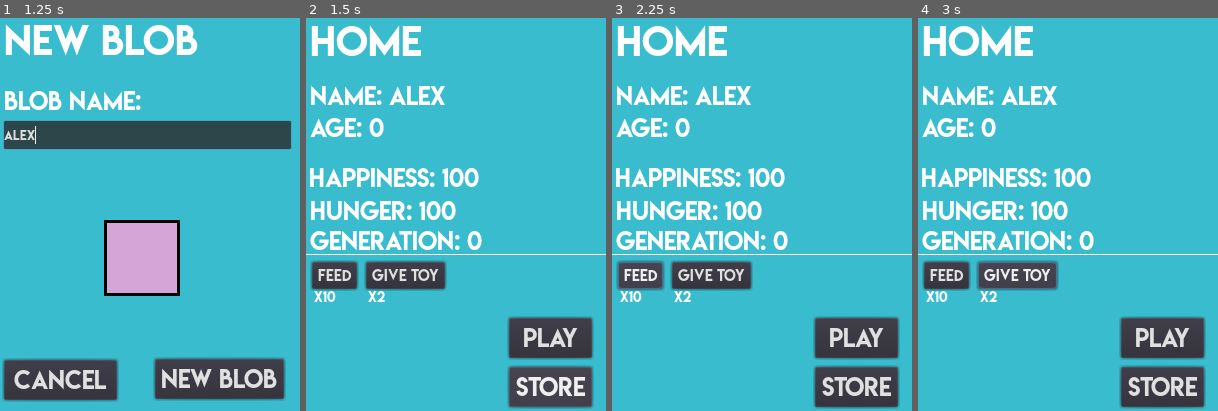
Above: before the commit, frames 1-4 (left to right).
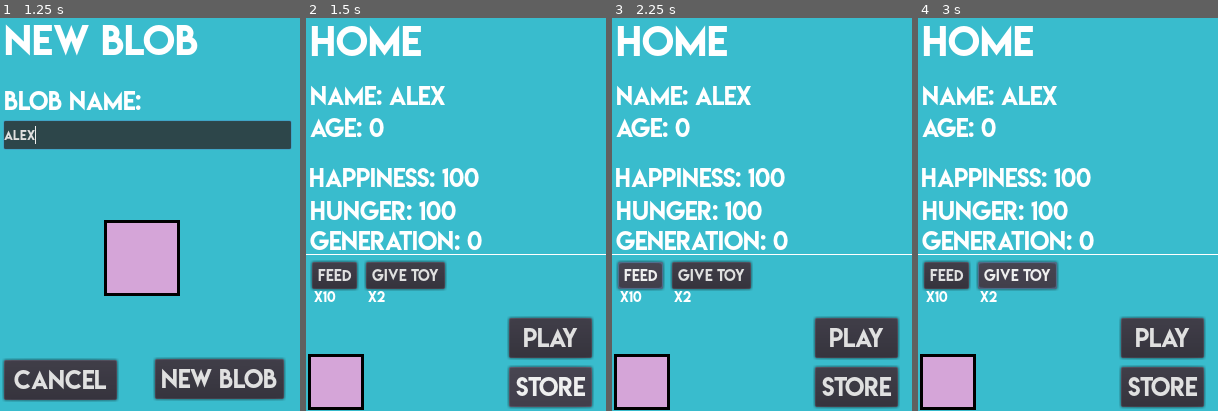
Above: after the commit, the same moments.

Repository: Elephant34/BlobSim
Game: Godot game, scene res://mainGameScene.tscn
Same seed, same stepped clock (60 frames per second), same inputs: the game is played once before the commit and once after it.
Inputs (mouse positions are in pixels of both pictures, inside the frame that each line leads up to):
- Up to frame 1 (1.25 s): click (147, 135) at 0.52 s; type "Alex" at 0.6 s
- Up to frame 2 (1.5 s): click "New Blob" at 1.25 s
- Up to frame 3 (2.25 s): click "Feed" at 2 s
- Up to frame 4 (3 s): click "Give Toy" at 2.75 s

Frame 1 is identical in both runs. In frame 2, 2.7% of the frame differs, in the area x 0-20%, y 85-100%; in frame 3, 2.7%; in frame 4, 2.7%.

Commit message:
Added feed and toy buttons

Diff:
--- a/globals.gd
+++ b/globals.gd
@@ -8,7 +8,7 @@
 
 const MAX_SIZE = 100
 const MIN_SIZE = 1
-const DEFAULT_SIZE = 30
+const DEFAULT_SIZE = 40
 
 const int_to_hex_table = {
 	0:"0",
@@ -86,6 +86,19 @@
 
 	return hex
 
+func decode_size(genetics):
+
+	var size = DEFAULT_SIZE
+
+	for allete in genetics:
+		match allete:
+			"s":
+				size -= 1
+			"l":
+				size += 1
+
+	return size
+
 func _notification(what):
 	# If the game is being closed
 	if what == MainLoop.NOTIFICATION_WM_QUIT_REQUEST:
--- a/home/homeScene.tscn
+++ b/home/homeScene.tscn
@@ -114,4 +114,19 @@
 margin_bottom = 44.5688
 custom_fonts/font = SubResource( 3 )
 text = "x0"
+
+[node name="Blob" type="ColorRect" parent="."]
+margin_left = 5.03453
+margin_top = 355.729
+margin_right = 45.0345
+margin_bottom = 395.729
+
+[node name="Outline" type="ColorRect" parent="Blob"]
+show_behind_parent = true
+margin_left = -3.0
+margin_top = -3.0
+margin_right = 43.0
+margin_bottom = 43.0
+color = Color( 0, 0, 0, 1 )
 [connection signal="pressed" from="Feed" to="." method="_on_Feed_pressed"]
+[connection signal="pressed" from="Toy" to="." method="_on_Toy_pressed"]
--- a/home/homeScript.gd
+++ b/home/homeScript.gd
@@ -1,4 +1,6 @@
 extends Node2D
+
+var blob_size = globals.decode_size(globals.blob_data.genetics)
 
 # Called when the node enters the scene tree for the first time.
 func _ready():
@@ -9,9 +11,48 @@
 	$Happiness.set_text("Happiness: " + globals.blob_data.happiness)
 	$Age.set_text("Age: " + globals.blob_data.age)
 
-	get_node("Feed/Feed_Amount").set_text("x" + globals.blob_data.feed)
-	get_node("Toy/Toy_Amount").set_text("x" + globals.blob_data.toys)
+	$Feed/Feed_Amount.set_text("x" + globals.blob_data.feed)
+	$Toy/Toy_Amount.set_text("x" + globals.blob_data.toys)
+
+	$Blob.color = Color(globals.decode_colour(globals.blob_data.genetics))
+
+	if blob_size <= 0:
+		blob_size = 5
+	elif blob_size > 100:
+		blob_size = 100
+
+	print(blob_size-globals.DEFAULT_SIZE)
+	print((-(float(blob_size)-float(globals.DEFAULT_SIZE))/2)+20)
+
+	$Blob.rect_size.x = blob_size
+	$Blob.rect_size.y = blob_size
+
+	$Blob.rect_position.y -= (blob_size / 2) - ((-(float(blob_size)-float(globals.DEFAULT_SIZE))/2)+20)
+	#$Blob.rect_position.y -= (blob_size / 2) - 19.5
+
+	$Blob/Outline.rect_size.x = blob_size + 6
+	$Blob/Outline.rect_size.y = blob_size + 6
 
 
 func _on_Feed_pressed():
-	pass # Replace with function body.
+	if int(globals.blob_data.hunger) + 10 > 100 or int(globals.blob_data.feed) == 0:
+		return
+	globals.blob_data.hunger = str(int(globals.blob_data.hunger)+10)
+	globals.blob_data.feed = str(int(globals.blob_data.feed)-1)
+
+	$Hunger.set_text("Hunger: " + globals.blob_data.hunger)
+	$Feed/Feed_Amount.set_text("x" + globals.blob_data.feed)
+
+	globals.save_game_data()
+
+
+func _on_Toy_pressed():
+	if int(globals.blob_data.happiness) + 30 > 100 or int(globals.blob_data.toys) == 0:
+		return
+	globals.blob_data.happiness = str(int(globals.blob_data.happiness)+30)
+	globals.blob_data.toys = str(int(globals.blob_data.toys)-1)
+
+	$Happiness.set_text("Happiness: " + globals.blob_data.happiness)
+	$Toy/Toy_Amount.set_text("x" + globals.blob_data.toys)
+
+	globals.save_game_data()
